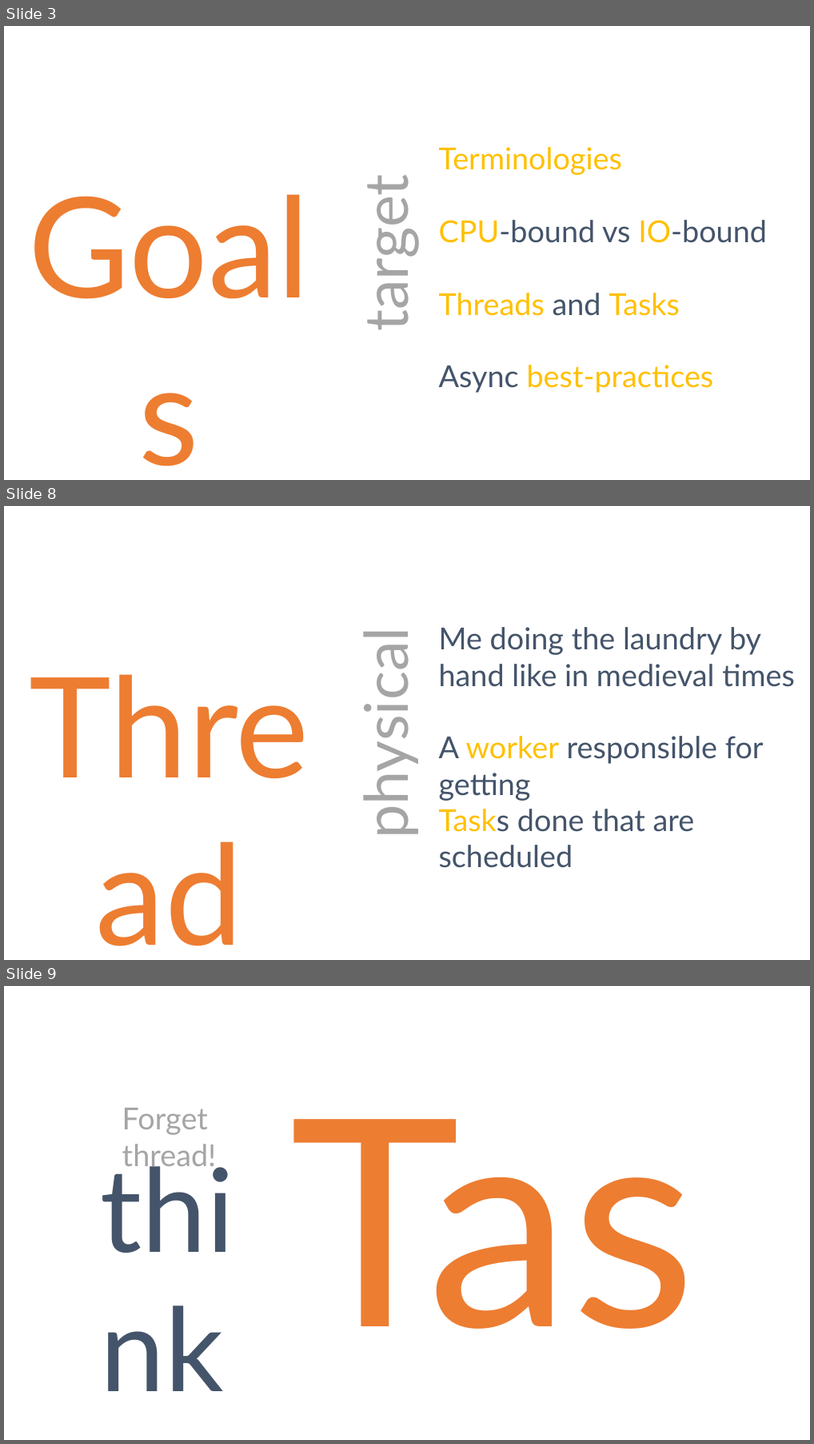
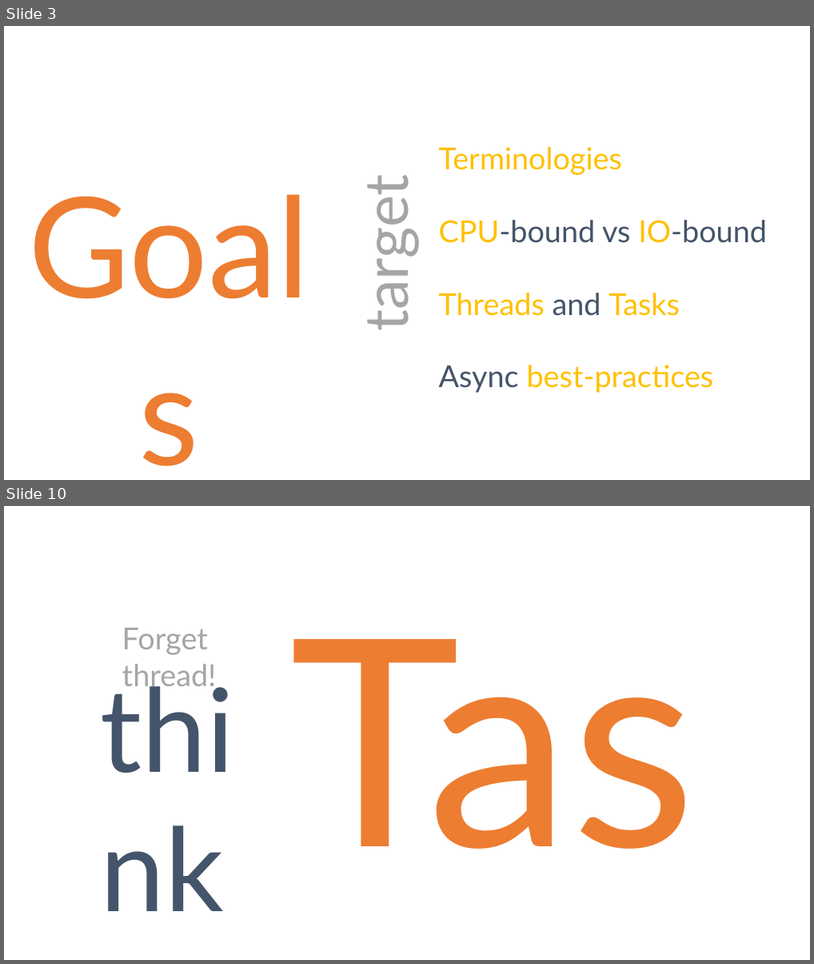
Before and after one commit to danielmarbach/02-25-2016-AsyncWebinar, a slide deck: webinar.pptx. Shown one above the other, each under a label of ours: slides 3, 8 and 9 before the commit, slides 3 and 10 after it; the slides between them are not shown. The pictures are 814x1444 and 814x964 pixels, drawn with LibreOffice and Linux fonts; fonts in the diff are those of the drawing. Boxes give left, top, right and bottom in pixels: in the first picture for what was removed or moved away, otherwise in the second. Text is boxed around its words. In the diff, an @@ line names an element or a change of style, - is before the commit and + after.

```diff
--- a/webinar.pptx
+++ b/webinar.pptx
@@ slide 8 removed at [4, 506, 810, 960], background #FFFFFF @@
@@ text removed at [4, 636, 335, 810] @@
-Thread
@@ text removed at [349, 648, 422, 832] @@
-physical
@@ text removed at [439, 627, 795, 868] @@
-Me doing the laundry by hand like in medieval times
-A worker responsible for getting
-Tasks done that are scheduled
@@ what was slide 9 is now slide 10 @@
```
Also in this commit, not shown: 6 slides changed, 4 slides added, 2 other slides removed.
